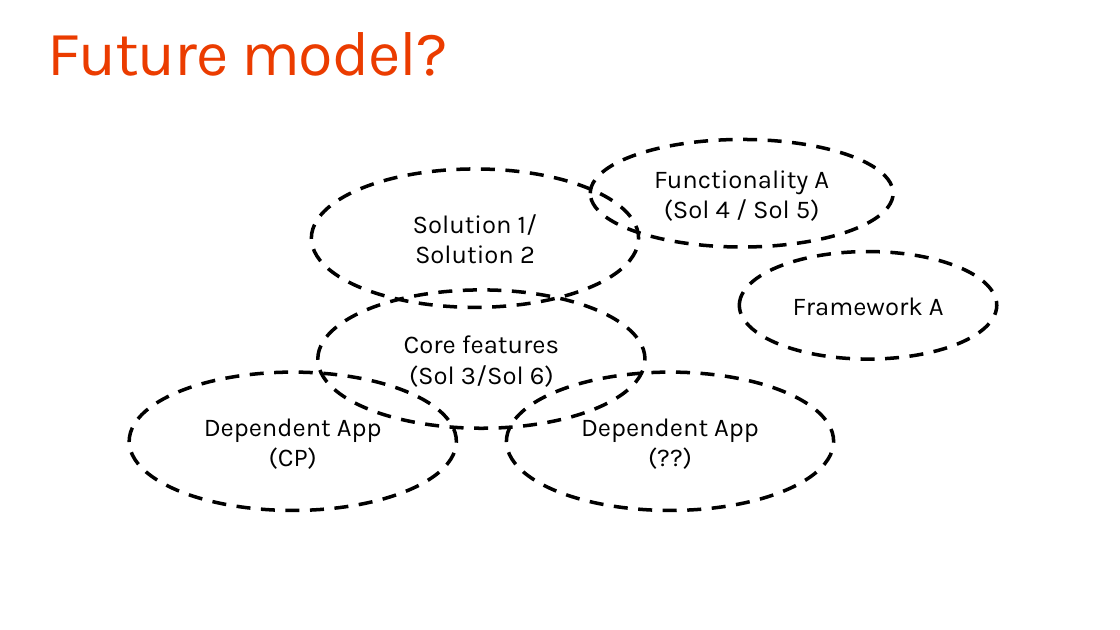
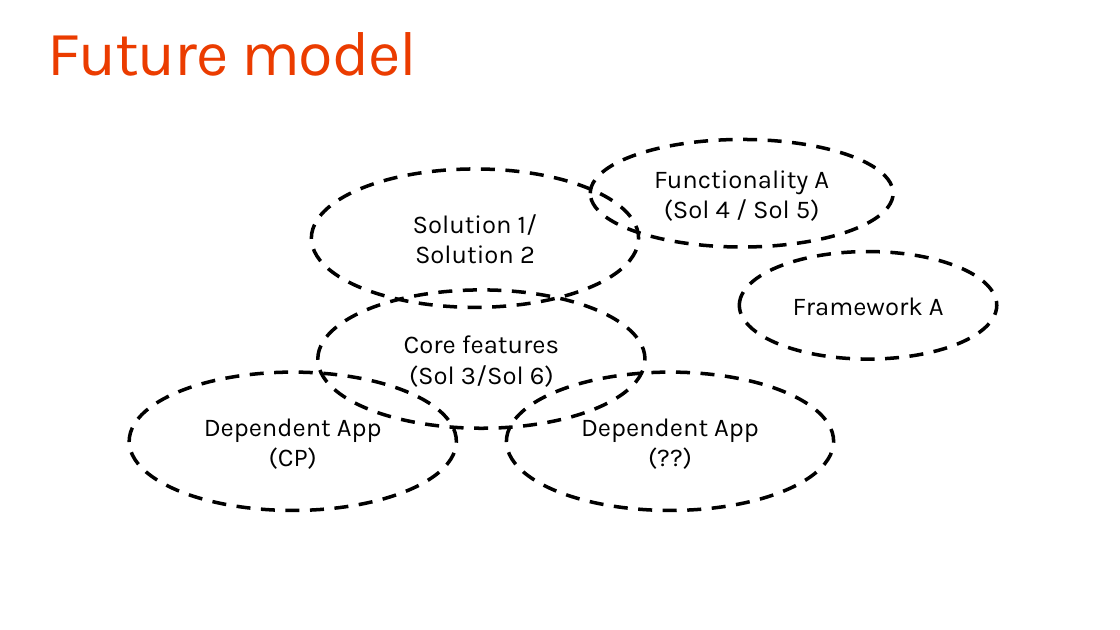
Before and after one commit to SharePoint/PnP-Guidance, a slide deck: slide 54 of PnP Transformation Process/Templates/Solution Assessment Report Presentation Template.pptx. Drawn at 1120x630 pixels with LibreOffice and Linux fonts; fonts in the diff are those of the drawing; background and template pictures are left out. Boxes give left, top, right and bottom in pixels: in the first picture for what was removed or moved away, otherwise in the second. Text is boxed around its words. In the diff, an @@ line names an element or a change of style, - is before the commit and + after.

```diff
--- a/PnP Transformation Process/Templates/Solution Assessment Report Presentation Template.pptx
+++ b/PnP Transformation Process/Templates/Solution Assessment Report Presentation Template.pptx
@@ title at (48,32,417,76): text changed @@
-Future model?
+Future model
```
Also in this commit, not shown: 7 other slides changed, 5 other files.
